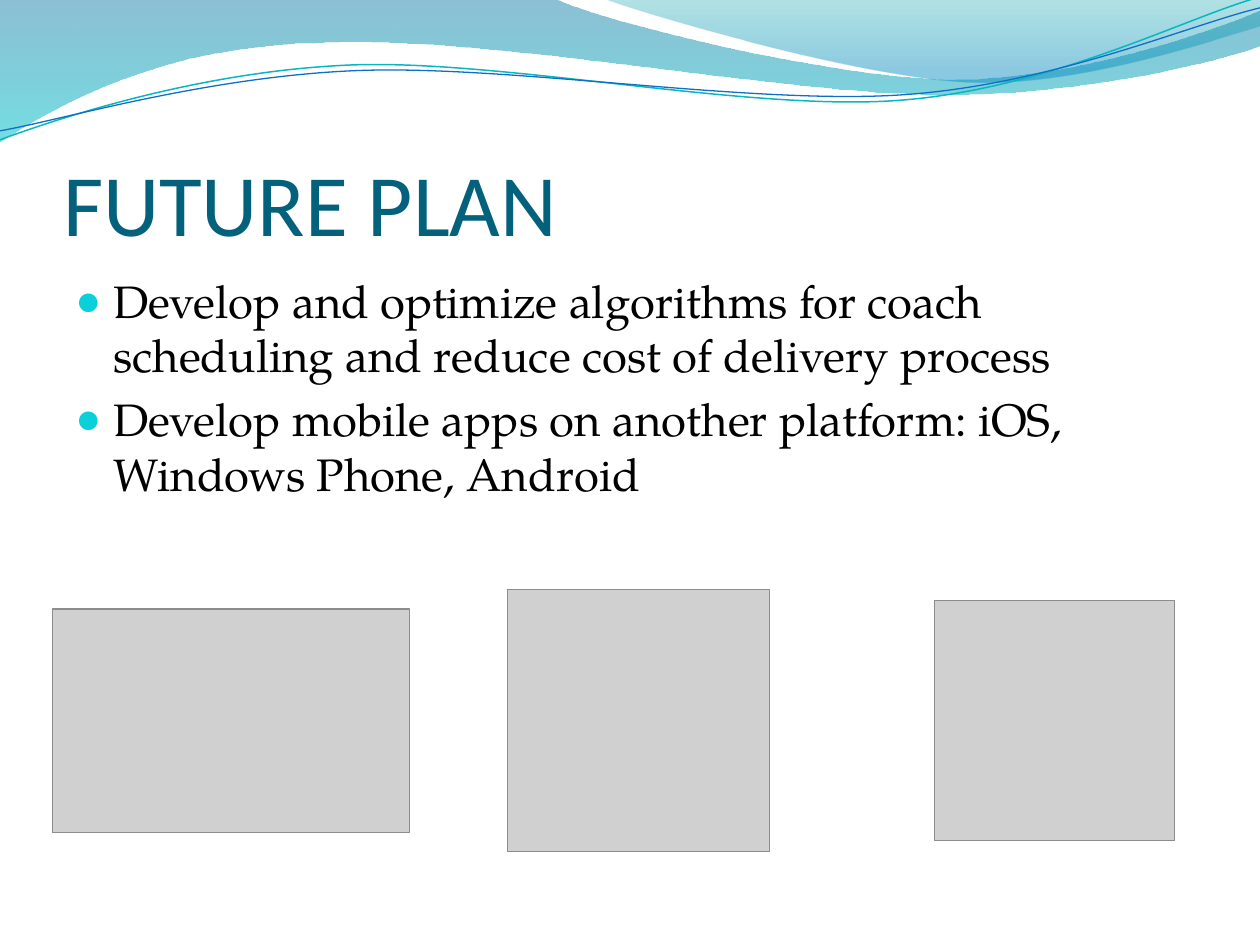
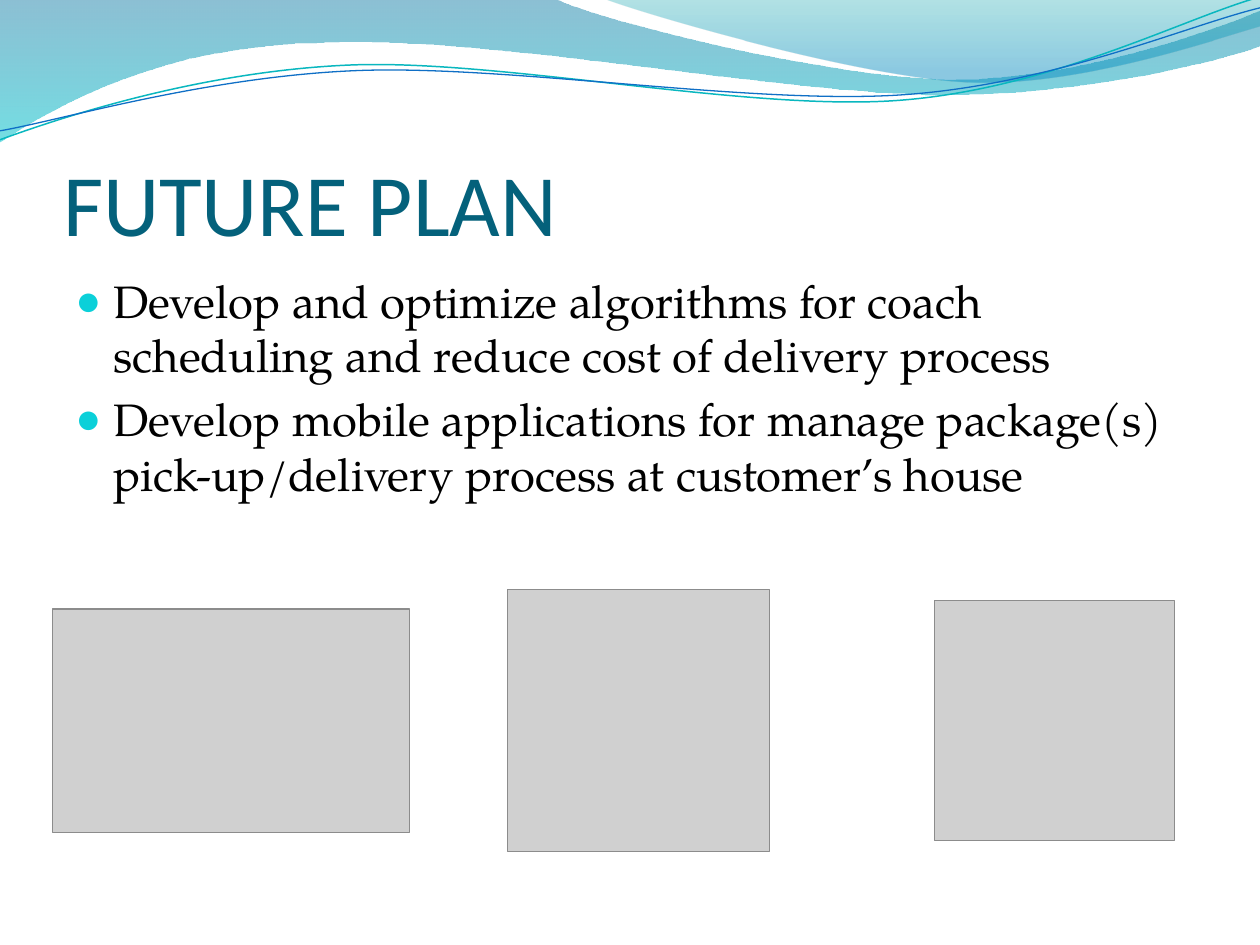
Before and after one commit to longdao2904/capstone-project-teamx, a slide deck: slide 11 of wiki/document/THE i-DELIVER SYSTEM.pptx (slide 13 before the commit). Drawn at 1260x945 pixels with LibreOffice and Linux fonts; fonts in the diff are those of the drawing; grey boxes stand for pictures; background and template pictures are left out. Boxes give left, top, right and bottom in pixels: in the first picture for what was removed or moved away, otherwise in the second. Text is boxed around its words. In the diff, an @@ line names an element or a change of style, - is before the commit and + after.

```diff
--- a/wiki/document/THE i-DELIVER SYSTEM.pptx
+++ b/wiki/document/THE i-DELIVER SYSTEM.pptx
@@ text at [113,402,1162,504]: text changed @@
-● Develop mobile apps on another platform: iOS, Windows Phone, Android
+● Develop mobile applications for manage package(s)
+  pick-up/delivery process at customer’s house
```
Also in this commit, not shown: 6 other slides changed, 1 slide added, 3 slides removed.
